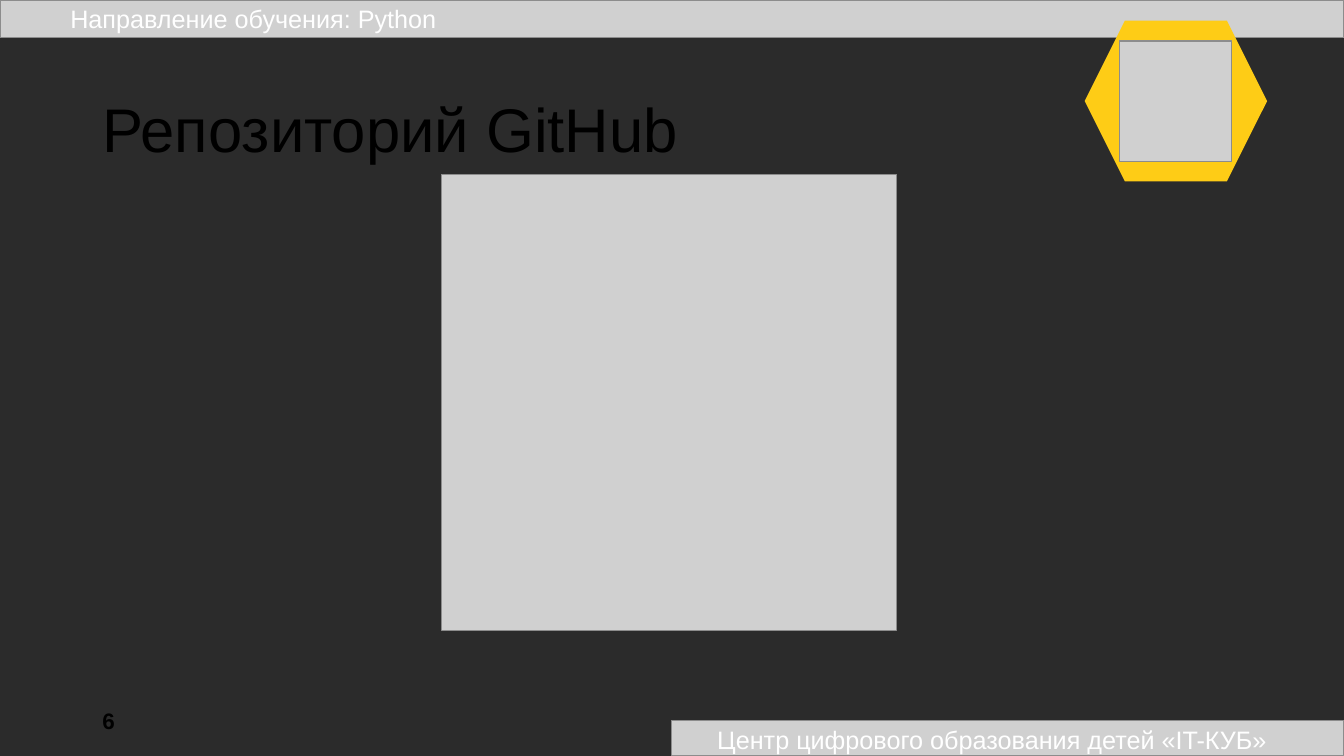
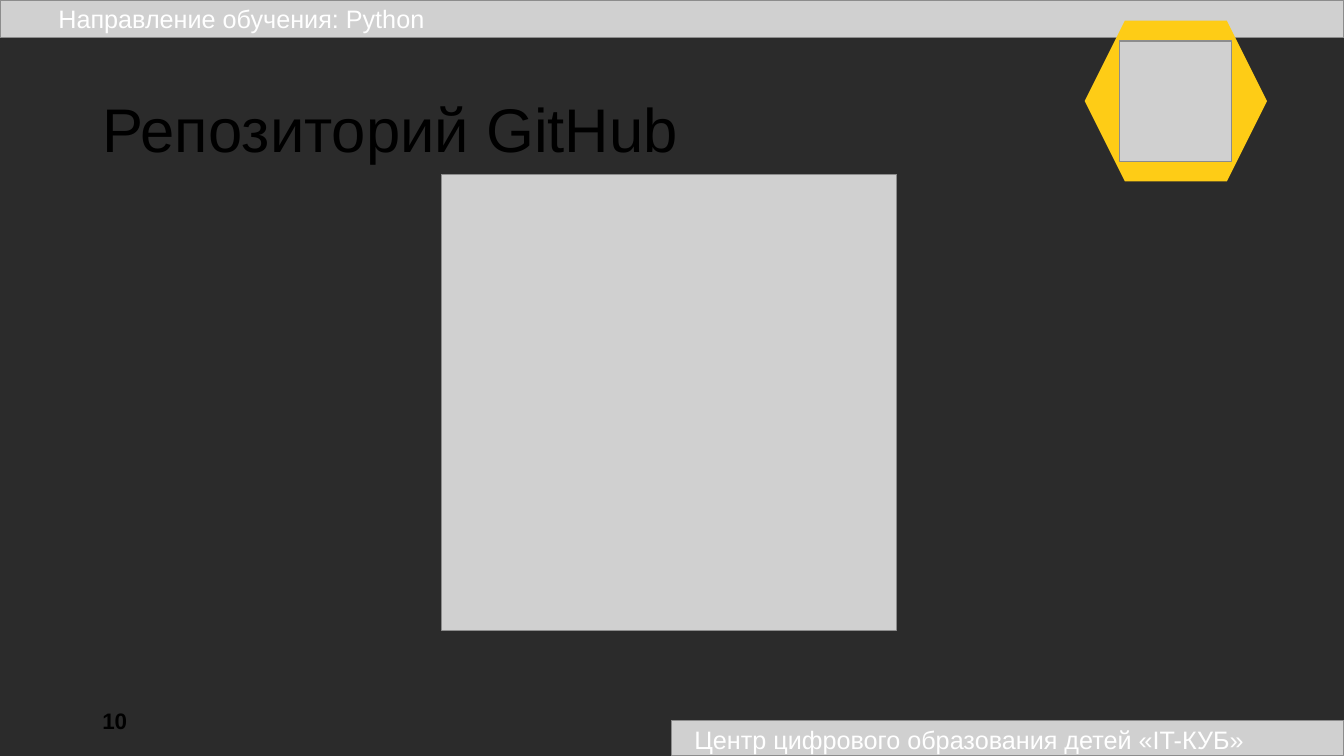
Before and after one commit to AdvoCut007/RayTensor, a slide deck: slide 10 of static/presentation/RayTensor.pptx (slide 6 before the commit). Drawn at 1344x756 pixels with LibreOffice and Linux fonts; fonts in the diff are those of the drawing; grey boxes stand for pictures; background and template pictures are left out; a plain dark background stands for a picture behind light text. Boxes give left, top, right and bottom in pixels: in the first picture for what was removed or moved away, otherwise in the second. Text is boxed around its words. In the diff, an @@ line names an element or a change of style, - is before the commit and + after.

```diff
--- a/static/presentation/RayTensor.pptx
+++ b/static/presentation/RayTensor.pptx
@@ text "Направление обучения: Python": place and size @@
-text "Направление обучения: Python" at box(70, 10, 436, 33)
+text "Направление обучения: Python" at box(58, 10, 424, 33)
@@ page number at box(102, 714, 127, 729): text changed @@
-6
+10
@@ text "Центр цифрового образования детей «IT-КУБ»": place and size @@
-text "Центр цифрового образования детей «IT-КУБ»" at box(717, 731, 1267, 754)
+text "Центр цифрового образования детей «IT-КУБ»" at box(694, 731, 1244, 754)
```
Also in this commit, not shown: 5 other slides changed, 1 slide added, 2 slides removed, 2 other files.
